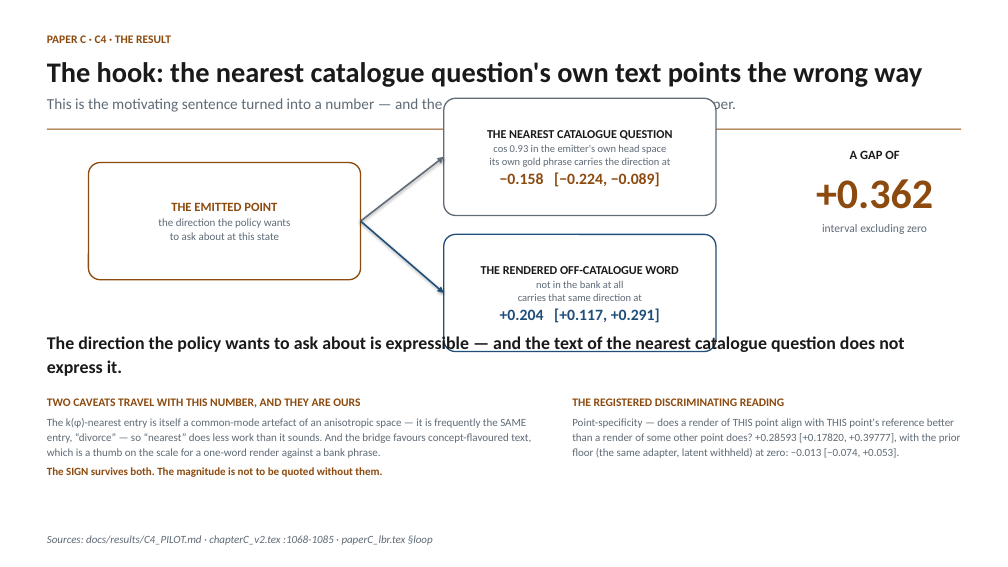
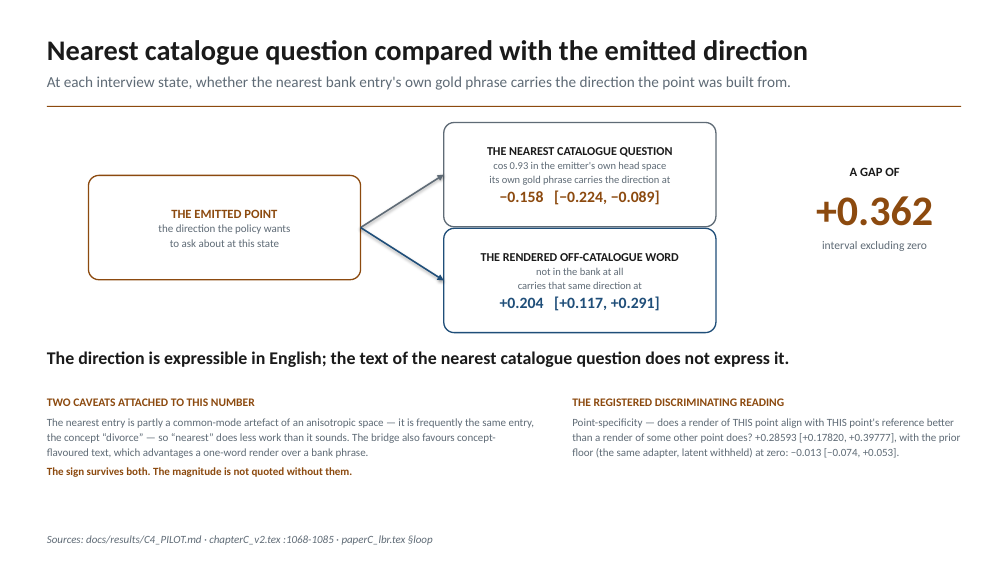
Before and after one commit to makarovaalexa-brch/casper, a slide deck: slide 38 of new_chapters/slides/casper_supervisor_2026-09.pptx (slide 35 before the commit). Drawn at 1008x567 pixels with LibreOffice and Linux fonts; fonts in the diff are those of the drawing. Boxes give left, top, right and bottom in pixels: in the first picture for what was removed or moved away, otherwise in the second. Text is boxed around its words. In the diff, an @@ line names an element or a change of style, - is before the commit and + after.

```diff
--- a/new_chapters/slides/casper_supervisor_2026-09.pptx
+++ b/new_chapters/slides/casper_supervisor_2026-09.pptx
@@ text at box(47, 40, 808, 65): text changed @@
-The hook: the nearest catalogue question's own text points the wrong way
+Nearest catalogue question compared with the emitted direction
@@ text removed at box(47, 35, 171, 43) @@
-PAPER C · C4 · THE RESULT
@@ text added at box(47, 76, 791, 90), 14.5 pt, text #5F6B76 @@
+At each interview state, whether the nearest bank entry's own gold phrase carries the direction the point was built from.
@@ rectangle: place and size @@
-rectangle at box(47, 129, 961, 130)
+rectangle at box(47, 106, 961, 107)
@@ text removed at box(47, 97, 736, 114) @@
-This is the motivating sentence turned into a number — and the single most striking measurement in the paper.
@@ rounded rectangle "THE NEAREST CATALOGUE QUESTION": place and size @@
-rounded rectangle "THE NEAREST CATALOGUE QUESTION" at box(444, 98, 716, 216)
+rounded rectangle "THE NEAREST CATALOGUE QUESTION" at box(444, 123, 716, 227)
@@ rounded rectangle "THE EMITTED POINT": place and size @@
-rounded rectangle "THE EMITTED POINT" at box(88, 163, 361, 280)
+rounded rectangle "THE EMITTED POINT" at box(88, 175, 361, 280)
@@ arrow moved from (361, 221) - (444, 157) to (361, 228) - (444, 175) @@
@@ text "A GAP OF": place and size @@
-text "A GAP OF" at box(816, 150, 933, 234)
+text "A GAP OF" at box(816, 167, 933, 251)
@@ arrow moved from (361, 221) - (444, 293) to (361, 228) - (444, 281) @@
@@ rounded rectangle "THE RENDERED OFF-CATALOGUE WORD": place and size @@
-rounded rectangle "THE RENDERED OFF-CATALOGUE WORD" at box(444, 234, 716, 352)
+rounded rectangle "THE RENDERED OFF-CATALOGUE WORD" at box(444, 228, 716, 333)
@@ text at box(47, 351, 789, 367): text changed @@
-The direction the policy wants to ask about is expressible — and the text of the nearest catalogue question does not express it.
+The direction is expressible in English; the text of the nearest catalogue question does not express it.
@@ text at box(47, 398, 535, 477): text changed @@
-TWO CAVEATS TRAVEL WITH THIS NUMBER, AND THEY ARE OURS
-The k(φ)-nearest entry is itself a common-mode artefact of an anisotropic space — it is frequently the SAME entry, “divorce” — so “nearest” does less work than it sounds. And the bridge favours concept-flavoured text, which is a thumb on the scale for a one-word render against a bank phrase.
-The SIGN survives both. The magnitude is not to be quoted without them.
+TWO CAVEATS ATTACHED TO THIS NUMBER
+The nearest entry is partly a common-mode artefact of an anisotropic space — it is frequently the same entry, the concept “divorce” — so “nearest” does less work than it sounds. The bridge also favours concept-flavoured text, which advantages a one-word render over a bank phrase.
+The sign survives both. The magnitude is not quoted without them.
```
Also in this commit, not shown: 53 other slides changed, 4 slides added, 1 slide removed, 11 other files.
